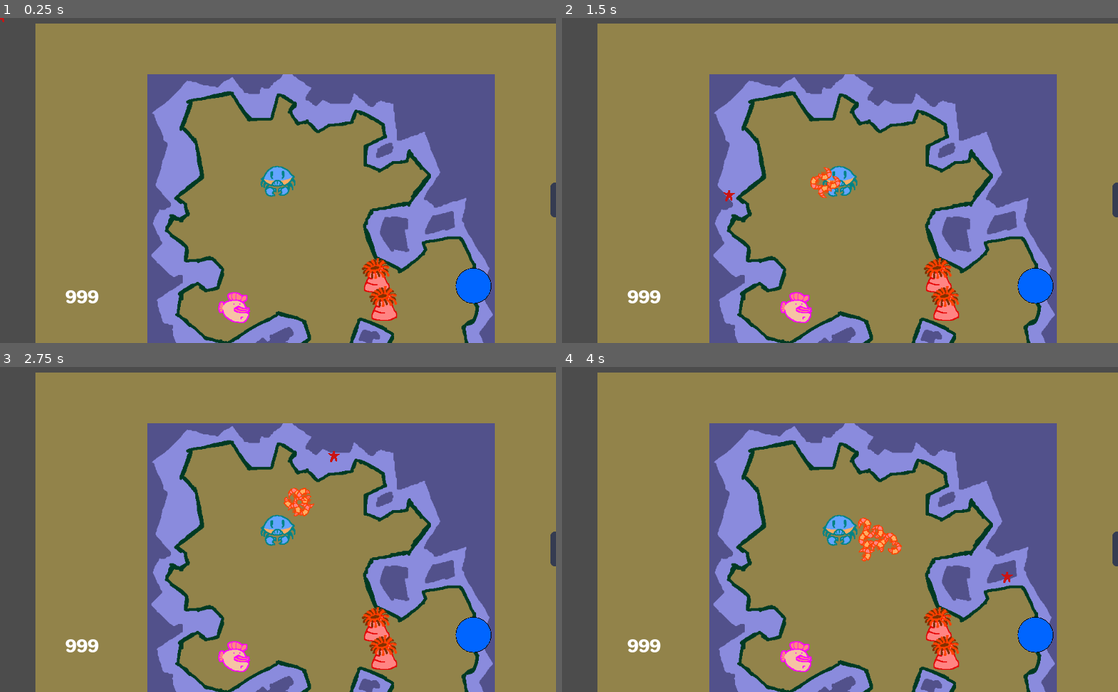
Above: before the commit, frames 1-4 (two rows, left to right).
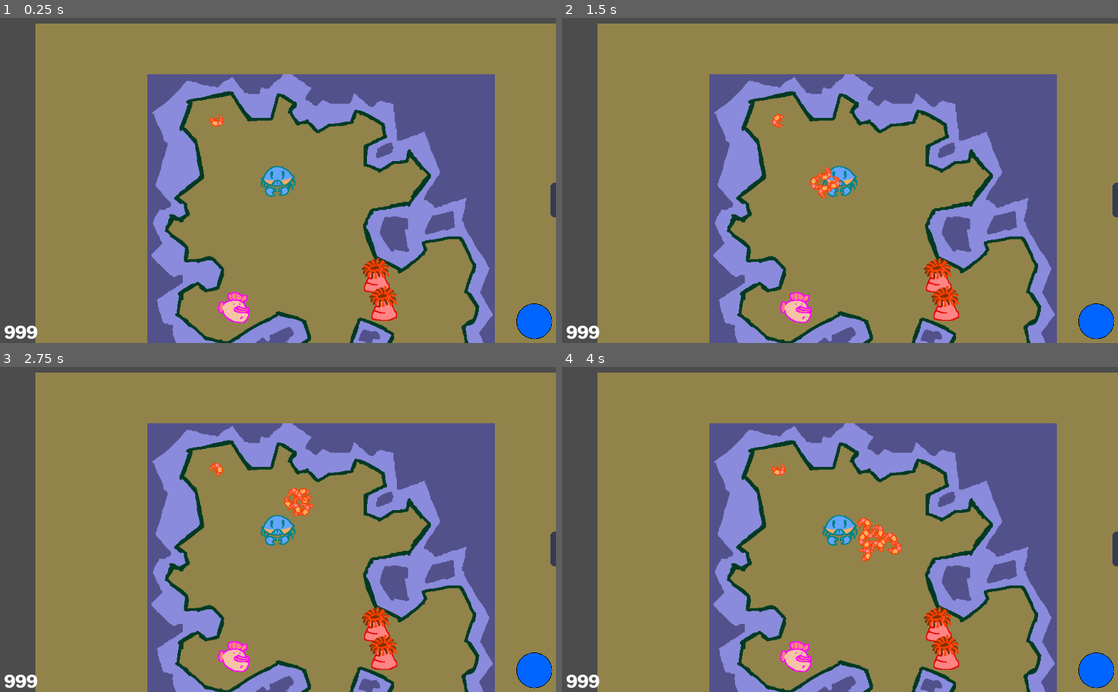
Above: after the commit, the same moments.

Repository: LightBoat9/GGJ2019
Game: Godot game, scene res://Levels/LevelTest.tscn
Two runs of this game, one before a commit and one after it. Both use one fixed random seed, a clock stepped at 60 frames per second and the inputs below. The engine's default icon, where the game draws it, is replaced by a stand-in: a white triangle on a blue panel in a dark square.
Inputs (mouse positions are in pixels of both pictures, inside the frame that each line leads up to):
- Up to frame 1 (0.25 s): no input
- Up to frame 2 (1.5 s): tap Enter (ui_accept) at 0.5, 0.77 s; move the mouse to (962, 164) at 0.52 s; hold Right (ui_right) 0.53-1.28 s; click (962, 164) at 0.67 s; move the mouse to (728, 196) at 1.27 s; hold Down (ui_down) from 1.28 s (still down); click (728, 196) at 1.42 s
- Up to frame 3 (2.75 s): tap Enter (ui_accept) at 1.52 s; move the mouse to (333, 458) at 2.02 s; release Down (ui_down) at 2.03 s; hold Right (ui_right) from 2.03 s (still down); click (333, 458) at 2.17 s
- Up to frame 4 (4 s): move the mouse to (812, 594) at 2.77 s; release Right (ui_right) at 2.78 s; hold Up (ui_up) 2.78-3.53 s; click (812, 594) at 2.92 s; tap Enter (ui_accept) at 3.02, 3.77 s; move the mouse to (1006, 578) at 3.52 s; hold Left (ui_left) from 3.53 s (still down); click (1006, 578) at 3.67 s

The runs differ from the first frame. In frame 1, 1.5% of the frame differs, in the area x 0-100%, y 0-99%; in frame 2, 1.5%; in frame 3, 1.5%; in frame 4, 1.5%, in the area x 0-100%, y 29-99%.

Commit message:
Fix GUI, Add IDLE shrimp

Diff:
--- a/Actors/Crab/Crab.tscn
+++ b/Actors/Crab/Crab.tscn
@@ -11,7 +11,7 @@
 custom_solver_bias = 0.0
 radius = 32.0
 
-[node name="Crab" type="KinematicBody2D"]
+[node name="Crab" type="KinematicBody2D" index="0"]
 
 input_pickable = false
 collision_layer = 0
@@ -22,7 +22,7 @@
 
 [node name="GUI" type="Node2D" parent="." index="0"]
 
-z_index = 1
+z_index = 5
 z_as_relative = false
 script = ExtResource( 2 )
 _sections_unfolded = [ "Transform", "Z Index" ]
--- a/Actors/Crab/Scripts/CustomDraw.gd
+++ b/Actors/Crab/Scripts/CustomDraw.gd
@@ -5,8 +5,8 @@
 var healthCircle_radius = 32
 var healthCircle_padding = 8
 var healthCircle_offset = Vector2(
-		OS.window_size.x/2 - healthCircle_radius - healthCircle_padding,
-		OS.window_size.y/2 - (healthCircle_radius + healthCircle_padding)
+		1024/2 - healthCircle_radius - healthCircle_padding,
+		600/2 - (healthCircle_radius + healthCircle_padding)
 	)
 
 var score = 999 setget set_score
@@ -25,7 +25,7 @@
 	if (healthCircle.size()>=3):
 		draw_colored_polygon(healthCircle, Color(0,0.4,1))
 
-	draw_string(load("res://Fonts/font.tres"), Vector2(-OS.window_size.x/2 + 8, OS.window_size.y/2 - 8), str(score))
+	draw_string(load("res://Fonts/font.tres"), Vector2(-1024/2 + 8, 600/2 - 8), str(score))
 
 func generate_healthCircle():
 	var offset = healthCircle_offset
--- a/Actors/Crab/Scripts/ShrimpOrigin.gd
+++ b/Actors/Crab/Scripts/ShrimpOrigin.gd
@@ -25,12 +25,14 @@
 func  _ready():
 	pass
 
+"""
 func _draw():
 	draw_texture(
 		cursor_tex,
 		get_local_mouse_position() - Vector2(cursor_tex.get_width() / 2,
 		cursor_tex.get_height() / 2)
 	)
+"""
 
 func _input(event):
 	update()
--- a/Actors/Shrimp/Scripts/Shrimp.gd
+++ b/Actors/Shrimp/Scripts/Shrimp.gd
@@ -20,8 +20,10 @@
 var enemy_touching
 var shrimp_cursor = null
 
-enum States { DEFAULT, LAUNCHING, KNOCKBACK }
-var state = States.DEFAULT
+enum States { IDLE, DEFAULT, LAUNCHING, KNOCKBACK }
+export(States) var state = 1
+
+var idle_pickup_distance = 64
 
 onready var area = $Area2D
 onready var attack_timer = $AttackTimer
@@ -55,6 +57,12 @@
 		state = States.LAUNCHING
 		_return_to_cursor()
 
+	var crab = get_tree().get_nodes_in_group("Crab")[0]
+	if crab and state == States.IDLE and not self in crab.get_node('ShrimpOrigin').shrimp:
+		if global_position.distance_to(crab.global_position) <= idle_pickup_distance:
+			state = States.DEFAULT
+			crab.get_node('ShrimpOrigin').add_shrimp_existing(self)
+
 func _physics_process(delta):
 	if (state == States.LAUNCHING):
 		_launch_update()
@@ -66,10 +74,11 @@
 
 	rotation += lerp(minSpin, maxSpin, velocityMag/maxSpeed)
 
-	if state != States.KNOCKBACK:
-		move_and_slide(velocity/delta)
-	else:
-		move_and_slide(knockback_velocity / delta)
+	if state != States.IDLE:
+		if state != States.KNOCKBACK:
+			move_and_slide(velocity/delta)
+		else:
+			move_and_slide(knockback_velocity / delta)
 
 	if (state == States.LAUNCHING && get_slide_count()>0):
 		var slideCollide = get_slide_collision(get_slide_count()-1)
@@ -106,7 +115,7 @@
 	get_parent().add_child(inst)
 
 	emit_signal("ImDead")
-	emit_signal("ImDead", self)
+	#emit_signal("ImDead", self)
 
 	if self in shrimp_cursor.shrimp:
 		shrimp_cursor.remove_shrimp(shrimp_cursor.shrimp.find(self))
--- a/Actors/Shrimp/Shrimp.tscn
+++ b/Actors/Shrimp/Shrimp.tscn
@@ -13,7 +13,7 @@
 custom_solver_bias = 0.0
 radius = 14.0
 
-[node name="Shrimp" type="KinematicBody2D" index="0"]
+[node name="Shrimp" type="KinematicBody2D"]
 
 input_pickable = false
 collision_layer = 0
@@ -21,6 +21,7 @@
 collision/safe_margin = 0.08
 script = ExtResource( 1 )
 _sections_unfolded = [ "Collision" ]
+state = 1
 
 [node name="CollisionShape2D" type="CollisionShape2D" parent="." index="0"]
 
--- a/Levels/LevelTest.tscn
+++ b/Levels/LevelTest.tscn
@@ -1,10 +1,11 @@
-[gd_scene load_steps=7 format=2]
+[gd_scene load_steps=8 format=2]
 
 [ext_resource path="res://Levels/levelTest.png" type="Texture" id=1]
-[ext_resource path="res://Actors/Crab/Crab.tscn" type="PackedScene" id=2]
-[ext_resource path="res://icon.png" type="Texture" id=3]
-[ext_resource path="res://Actors/Enemies/goby/Goby.tscn" type="PackedScene" id=4]
-[ext_resource path="res://Actors/Enemies/Anemone.tscn" type="PackedScene" id=5]
+[ext_resource path="res://icon.png" type="Texture" id=2]
+[ext_resource path="res://Actors/Enemies/goby/Goby.tscn" type="PackedScene" id=3]
+[ext_resource path="res://Actors/Enemies/Anemone.tscn" type="PackedScene" id=4]
+[ext_resource path="res://Actors/Shrimp/Shrimp.tscn" type="PackedScene" id=5]
+[ext_resource path="res://Actors/Crab/Crab.tscn" type="PackedScene" id=6]
 
 [sub_resource type="RectangleShape2D" id=1]
 
@@ -54,13 +55,7 @@
 build_mode = 1
 polygon = PoolVector2Array( 41.8248, -93.6206, 15.102, -13.4522, -57.3844, 0.570236, -74.0048, 47.1074, -48.5201, 71.48 …(1308 unchanged characters)…
 
-[node name="Crab" parent="." index="2" instance=ExtResource( 2 )]
-
-position = Vector2( 203.228, 139.146 )
-collision_mask = 3
-_sections_unfolded = [ "Collision", "collision" ]
-
-[node name="StaticBody2D" type="StaticBody2D" parent="." index="3"]
+[node name="StaticBody2D" type="StaticBody2D" parent="." index="2"]
 
 position = Vector2( 197.461, -66.3226 )
 input_pickable = false
@@ -74,21 +69,32 @@
 [node name="Sprite" type="Sprite" parent="StaticBody2D" index="0"]
 
 position = Vector2( 539.883, 241.569 )
-texture = ExtResource( 3 )
+texture = ExtResource( 2 )
 
 [node name="CollisionShape2D" type="CollisionShape2D" parent="StaticBody2D" index="1"]
 
 position = Vector2( 539.883, 241.569 )
 shape = SubResource( 1 )
 
-[node name="Goby" parent="." index="4" instance=ExtResource( 4 )]
+[node name="Goby" parent="." index="3" instance=ExtResource( 3 )]
 
 position = Vector2( 124.042, 376.27 )
 
-[node name="Anemone2" parent="." index="5" instance=ExtResource( 5 )]
+[node name="Anemone2" parent="." index="4" instance=ExtResource( 4 )]
 
 position = Vector2( 382.657, 314.658 )
 
-[node name="Anemone" parent="." index="6" instance=ExtResource( 5 )]
+[node name="Anemone" parent="." index="5" instance=ExtResource( 4 )]
 
 position = Vector2( 396.512, 366.511 )
+
+[node name="Shrimp" parent="." index="6" instance=ExtResource( 5 )]
+
+position = Vector2( 90.1396, 28.5581 )
+state = 0
+
+[node name="Crab" parent="." index="7" instance=ExtResource( 6 )]
+
+position = Vector2( 203.228, 139.146 )
+collision_mask = 3
+_sections_unfolded = [ "Collision", "collision" ]
--- a/project.godot
+++ b/project.godot
@@ -17,6 +17,8 @@
 [display]
 
 window/vsync/use_vsync=false
+mouse_cursor/custom_image="res://Actors/Shrimp/Sprite/tempCenter.png"
+mouse_cursor/custom_image_hotspot=Vector2( 16, 16 )
 window/stretch/mode="2d"
 window/stretch/aspect="keep"
 
